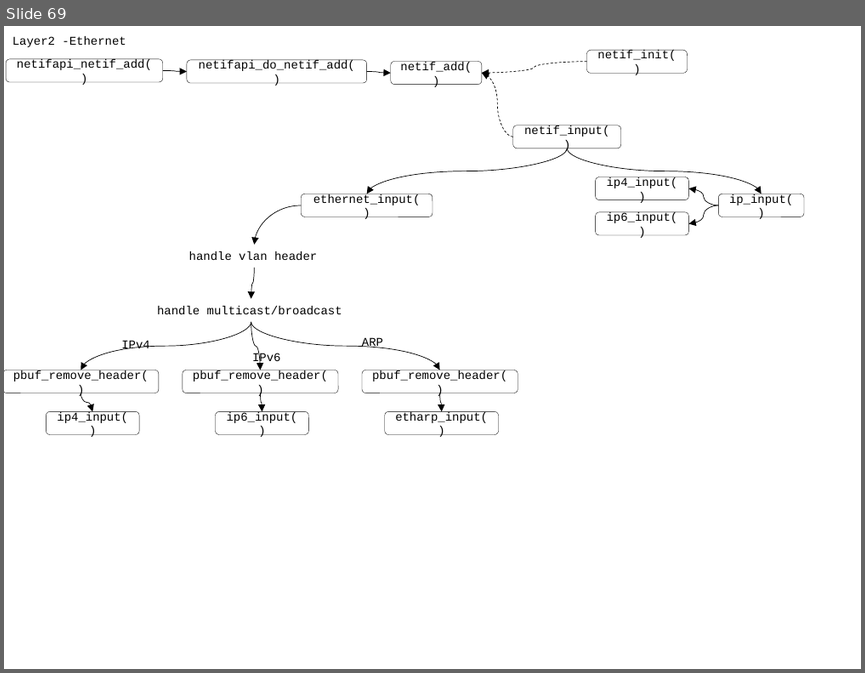
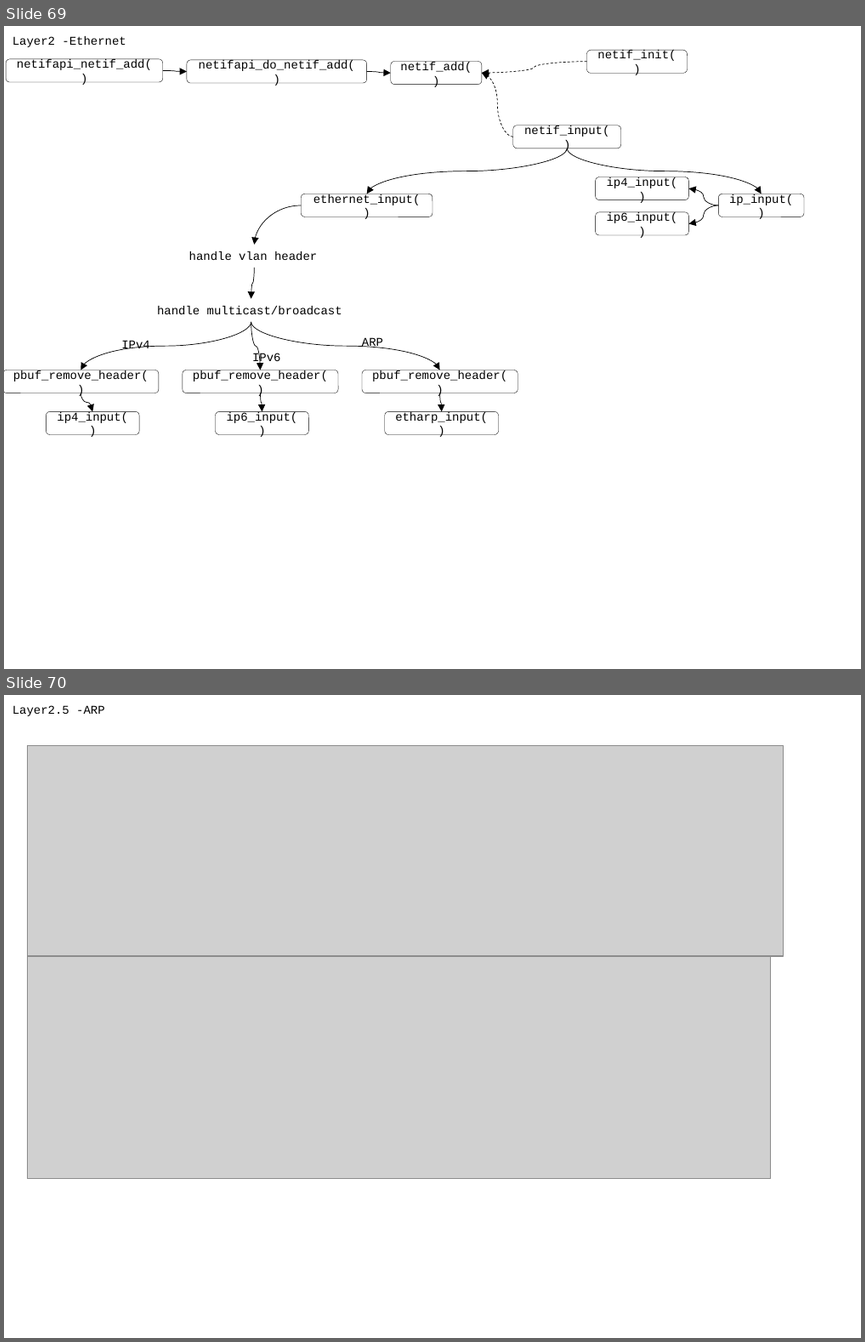
Before and after one commit to movetobe/xxx, a slide deck: xxx.pptx. Shown one above the other, each under a label of ours: slide 69 before the commit, slides 69 and 70 after it. The pictures are 865x673 and 865x1342 pixels, drawn with LibreOffice and Linux fonts; fonts in the diff are those of the drawing; grey boxes stand for pictures. Boxes give left, top, right and bottom in pixels: in the first picture for what was removed or moved away, otherwise in the second. Text is boxed around its words. In the diff, an @@ line names an element or a change of style, - is before the commit and + after.

```diff
--- a/xxx.pptx
+++ b/xxx.pptx
@@ slide 70 added at box(4, 695, 861, 1338), background #FFFFFF @@
@@ text added at box(12, 705, 105, 716), 10 pt, text #000000 @@
+Layer2.5 -ARP
@@ picture added at box(28, 745, 783, 956) @@
@@ picture added at box(28, 956, 771, 1179) @@
```
Also in this commit, not shown: 3 slides changed, 1 other slide added, 10 other files.
